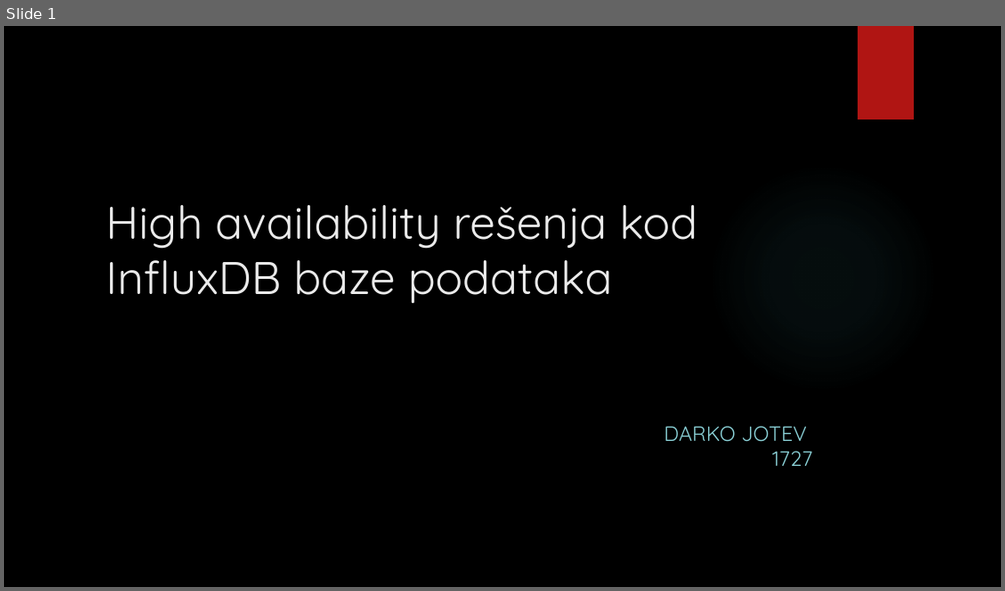
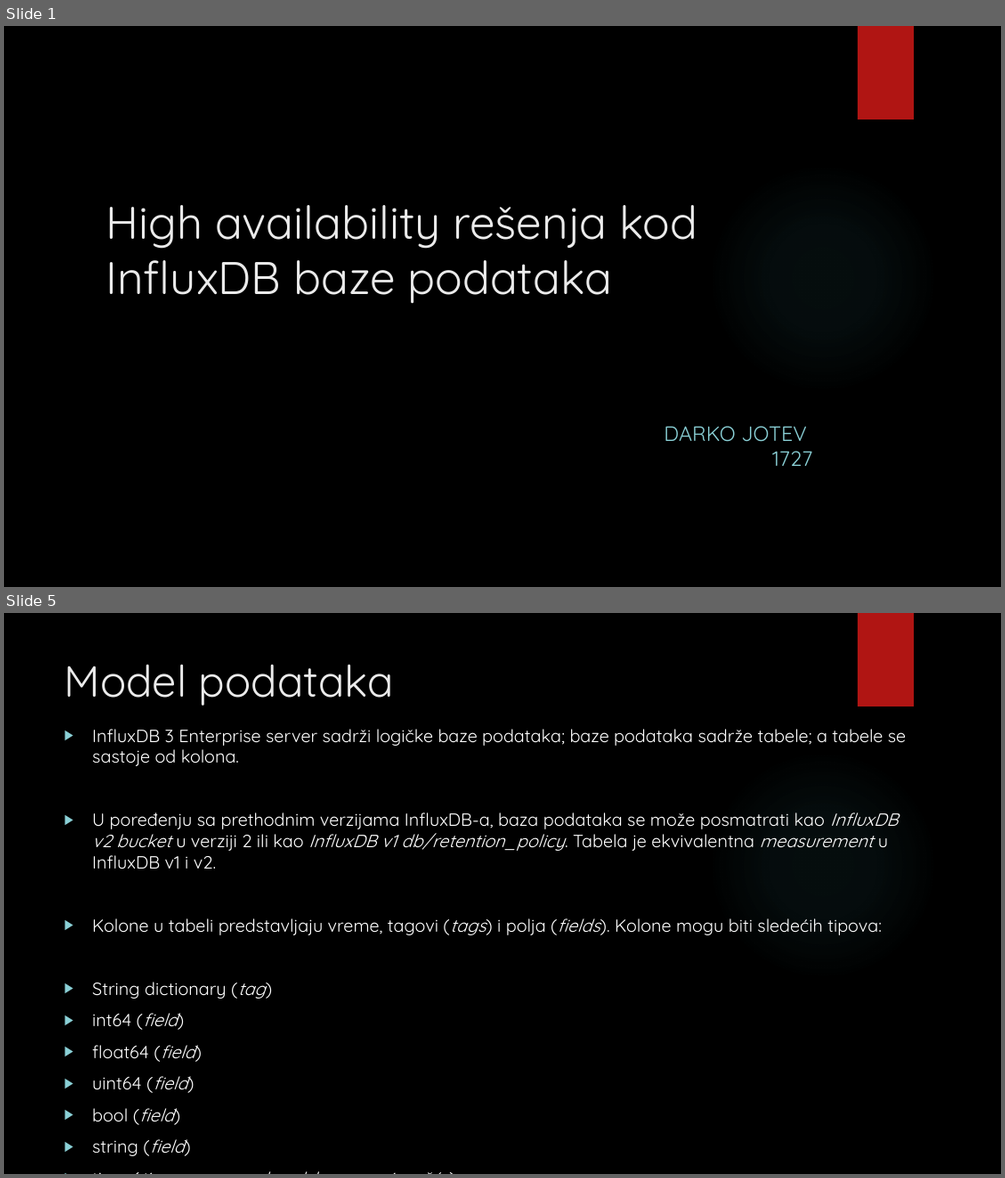
Before and after one commit to darkojotev/Database-Management-Systems, a slide deck: 3_HA/High availability rešenja kod InfluxDB baze podataka.pptx. Shown one above the other, each under a label of ours: slide 1 before the commit, slides 1 and 5 after it; the slides between them are not shown. The pictures are 1005x591 and 1005x1178 pixels, drawn with LibreOffice and Linux fonts; fonts in the diff are those of the drawing; background and template pictures are left out. Boxes give left, top, right and bottom in pixels: in the first picture for what was removed or moved away, otherwise in the second. Text is boxed around its words. In the diff, an @@ line names an element or a change of style, - is before the commit and + after.

```diff
--- a/3_HA/High availability rešenja kod InfluxDB baze podataka.pptx
+++ b/3_HA/High availability rešenja kod InfluxDB baze podataka.pptx
@@ slide 5 added at bbox=[4, 613, 1001, 1174], background picture (left out); not listed: 2 template elements that a slide beside it also shows @@
@@ title added at bbox=[65, 664, 394, 706], 42 pt, text #EBEBEB @@
+Model podataka
@@ text added at bbox=[92, 729, 906, 1156], 17 pt, text #FFFFFF @@
+▶ InfluxDB 3 Enterprise server sadrži logičke baze podataka; baze podataka sadrže tabele; a tabele se sastoje od kolona.
+▶ U poređenju sa prethodnim verzijama InfluxDB-a, baza podataka se može posmatrati kao InfluxDB v2 bucket u verziji 2 ili kao InfluxDB v1 db/retention_policy. Tabela je ekvivalentna measurement u InfluxDB v1 i v2.
+▶ Kolone u tabeli predstavljaju vreme, tagovi (tags) i polja (fields). Kolone mogu biti sledećih tipova:
+▶ String dictionary (tag)
+▶ int64 (field)
+▶ float64 (field)
+▶ uint64 (field)
+▶ bool (field)
+▶ string (field)
+▶ time (time sa nanosekundskom preciznošću)
```
Also in this commit, not shown: 1 slide changed, 12 other slides added, 3 slides removed, 1 other file.
